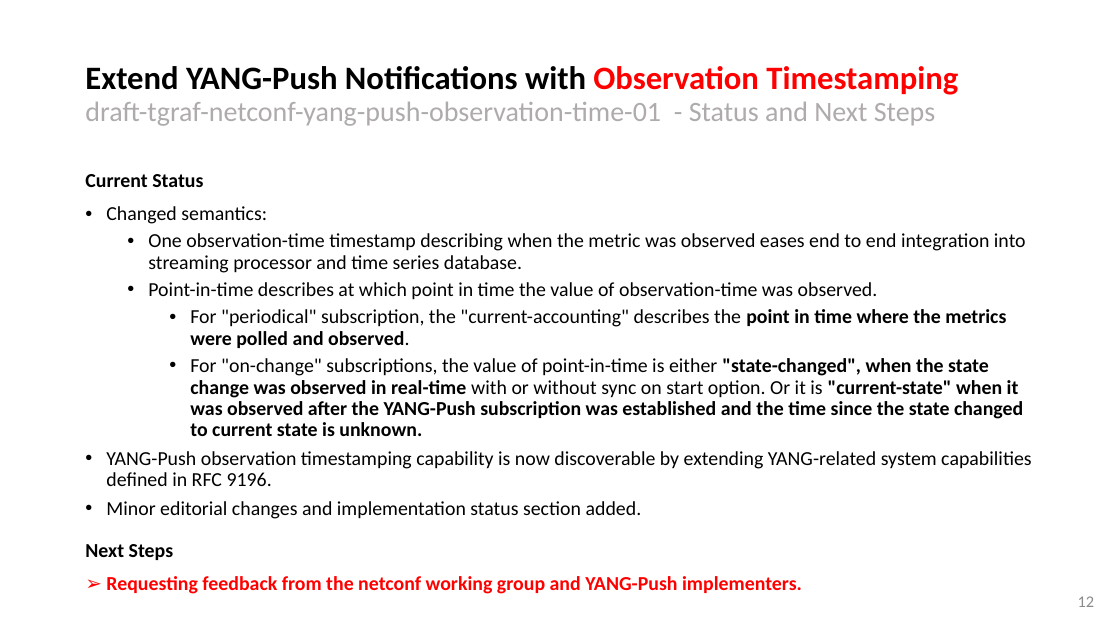
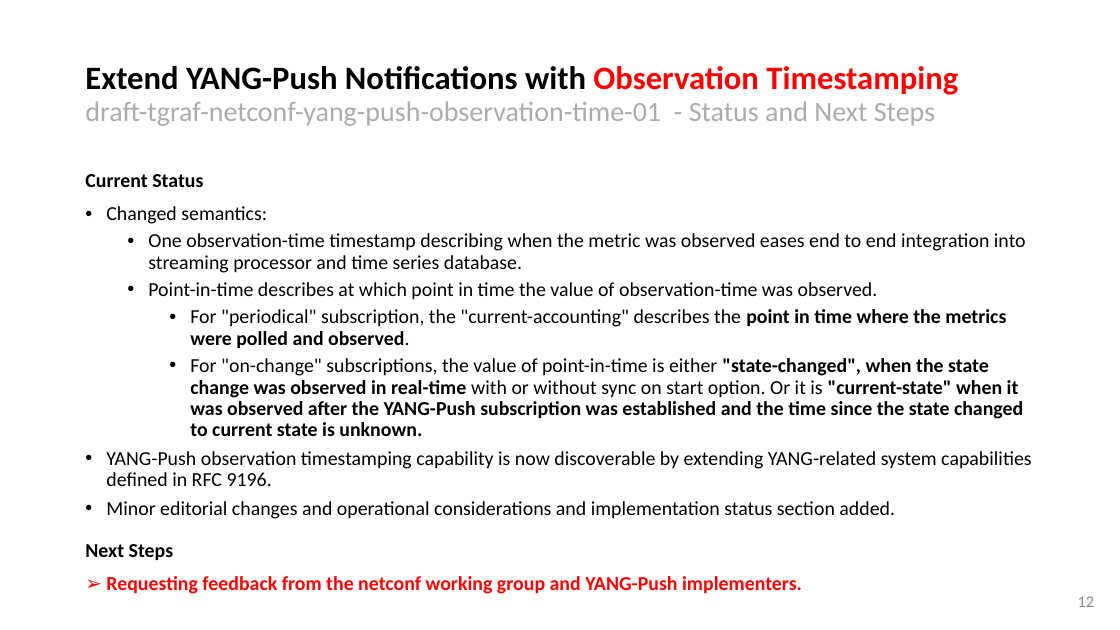
Before and after one commit to network-analytics/ietf-network-analytics-document-status, a slide deck: slide 12 of 120/NETCONF/draft-ietf-nmop-yang-message-broker-integration.pptx. Drawn at 1120x630 pixels with LibreOffice and Linux fonts; fonts in the diff are those of the drawing. Boxes give left, top, right and bottom in pixels: in the first picture for what was removed or moved away, otherwise in the second. Text is boxed around its words. In the diff, an @@ line names an element or a change of style, - is before the commit and + after.

Commit message:
slide deck updated

```diff
--- a/120/NETCONF/draft-ietf-nmop-yang-message-broker-integration.pptx
+++ b/120/NETCONF/draft-ietf-nmop-yang-message-broker-integration.pptx
@@ text at [106,501,895,519]: text changed @@
-• Minor editorial changes and implementation status section added.
+• Minor editorial changes and operational considerations and implementation status section added.
```
Also in this commit, not shown: 2 other files.
